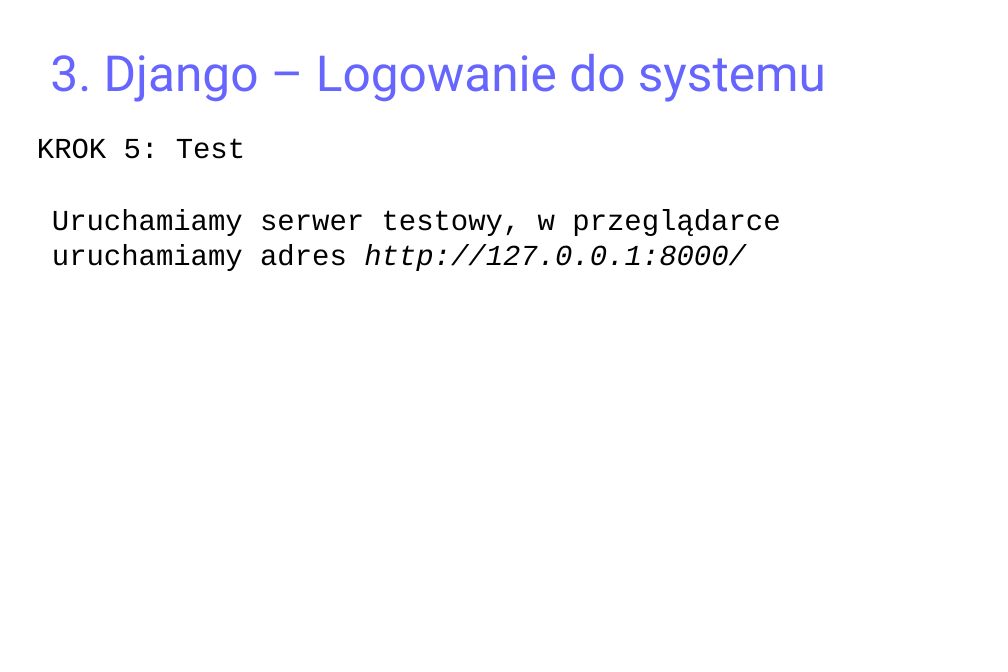
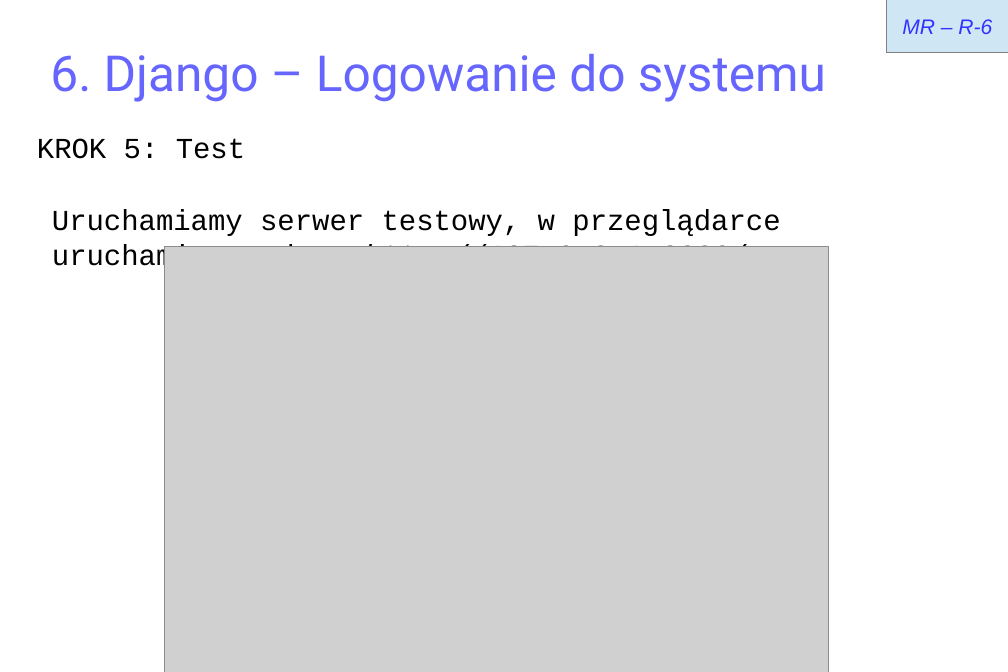
Before and after one commit to matulik/reinyzagam, a slide deck: slide 32 of Docs/presentation.odp. Drawn at 1008x672 pixels with LibreOffice and Linux fonts; fonts in the diff are those of the drawing; grey boxes stand for pictures. Boxes give left, top, right and bottom in pixels: in the first picture for what was removed or moved away, otherwise in the second. Text is boxed around its words. In the diff, an @@ line names an element or a change of style, - is before the commit and + after.

```diff
--- a/Docs/presentation.odp
+++ b/Docs/presentation.odp
@@ rectangle added at (x1=887, y1=0, x2=1008, y2=52), fill #CFE7F5, outline #808080 0 pt, 16 pt, text #3333FF, italic @@
+MR – R-6
@@ title at (x1=50, y1=54, x2=826, y2=102): text changed @@
-3. Django – Logowanie do systemu
+6. Django – Logowanie do systemu
@@ picture added at (x1=164, y1=247, x2=829, y2=672) @@
```
Also in this commit, not shown: 15 other slides changed, 11 slides added, 8 other files.
